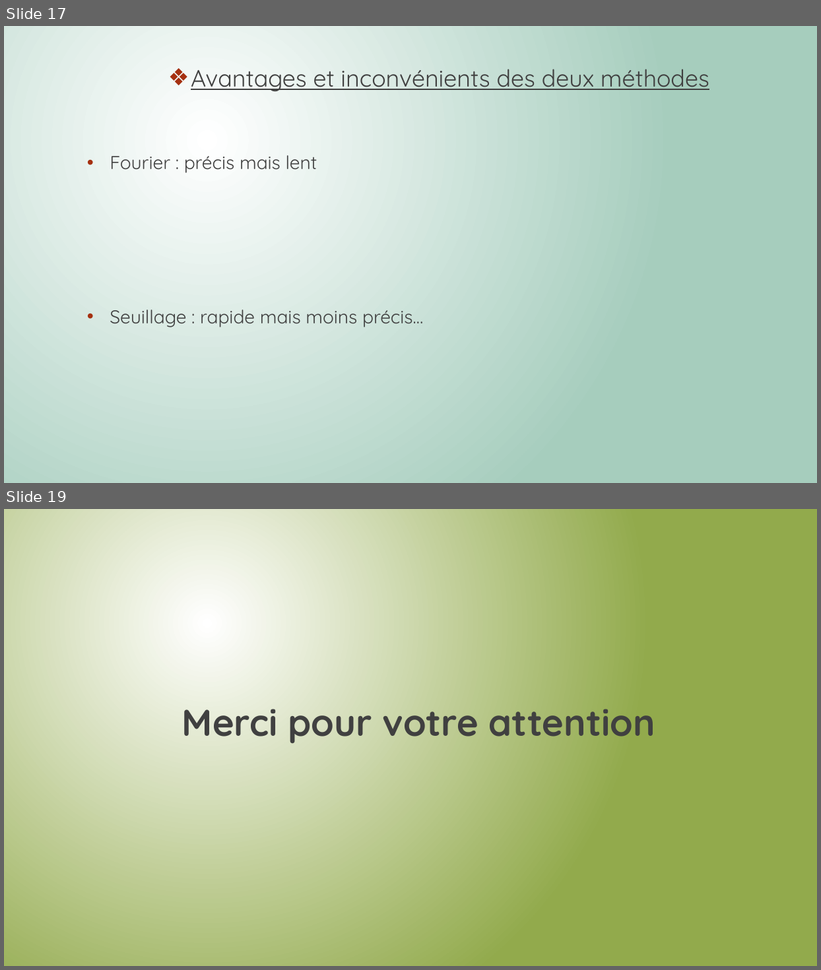
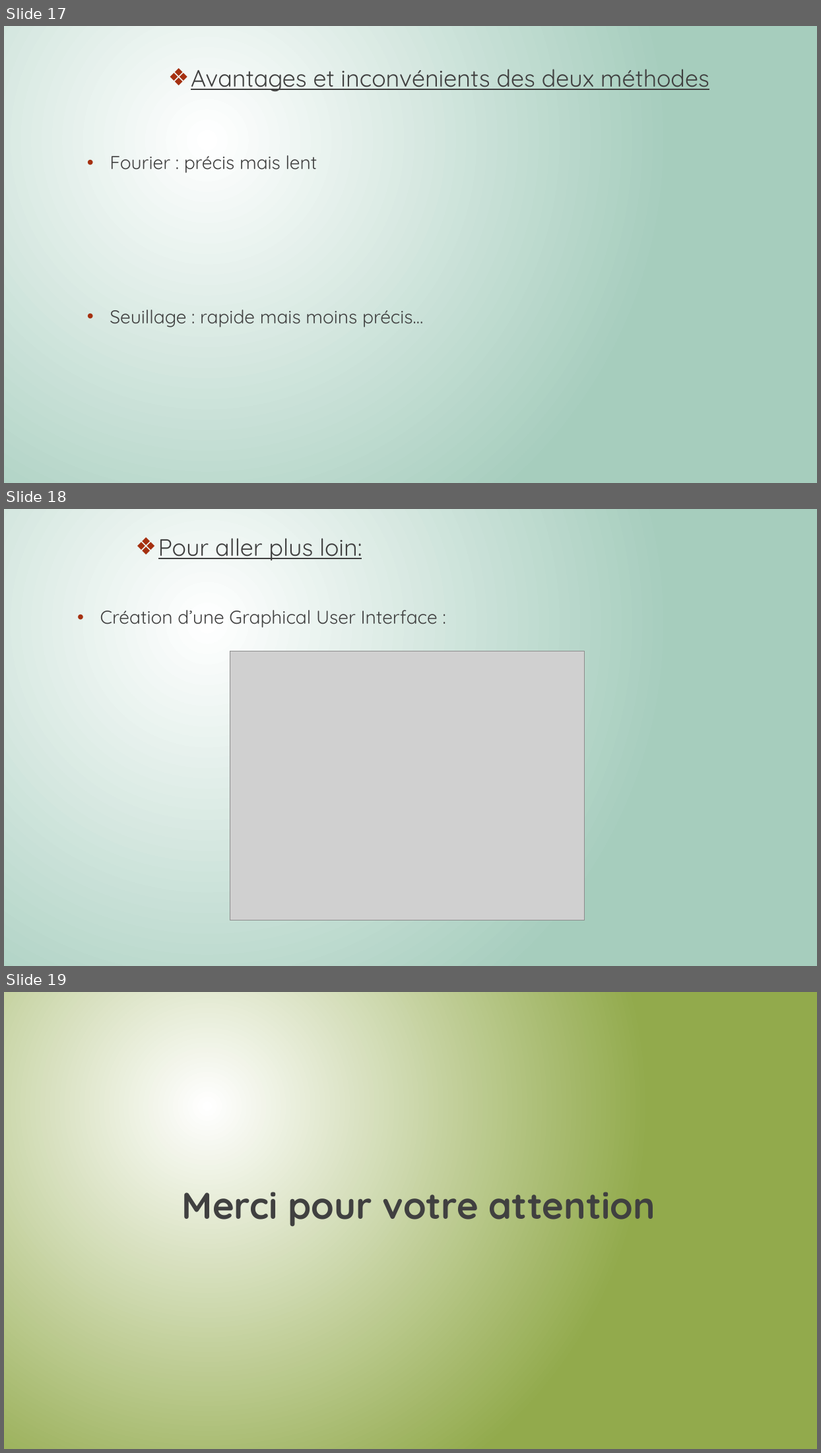
Before and after one commit to Killian-Herveau/PIMS, a slide deck: Pres_Avril/PresentationPIMSAvril-Briséis.pptx. Shown one above the other, each under a label of ours: slides 17 and 19 before the commit, slides 17, 18 and 19 after it; the slides between them are not shown. The pictures are 821x970 and 821x1453 pixels, drawn with LibreOffice and Linux fonts; fonts in the diff are those of the drawing; grey boxes stand for pictures. Boxes give left, top, right and bottom in pixels: in the first picture for what was removed or moved away, otherwise in the second. Text is boxed around its words. In the diff, an @@ line names an element or a change of style, - is before the commit and + after.

```diff
--- a/Pres_Avril/PresentationPIMSAvril-Briséis.pptx
+++ b/Pres_Avril/PresentationPIMSAvril-Briséis.pptx
@@ slide 18 added at [4, 509, 817, 966], background gradient #FFFFFF to #A6CDBD @@
@@ text added at [158, 538, 362, 560], 28 pt, text #404040, underline @@
+❖ Pour aller plus loin:
@@ text added at [100, 610, 438, 628], 22 pt, text #404040 @@
+• Création d’une Graphical User Interface :
@@ picture added at [230, 651, 585, 921] @@
```
Also in this commit, not shown: 1 slide removed, 1 other file.
